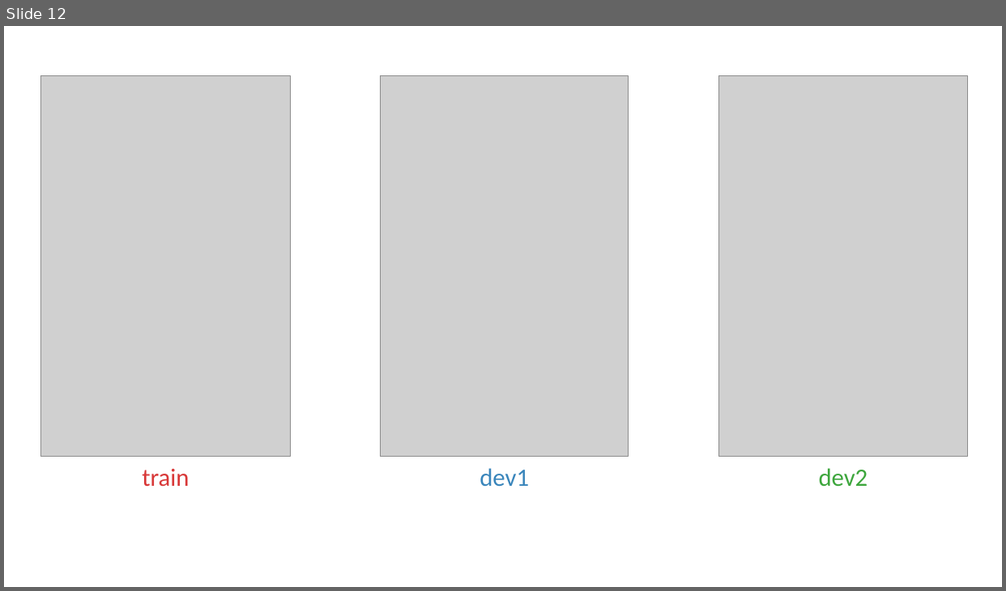
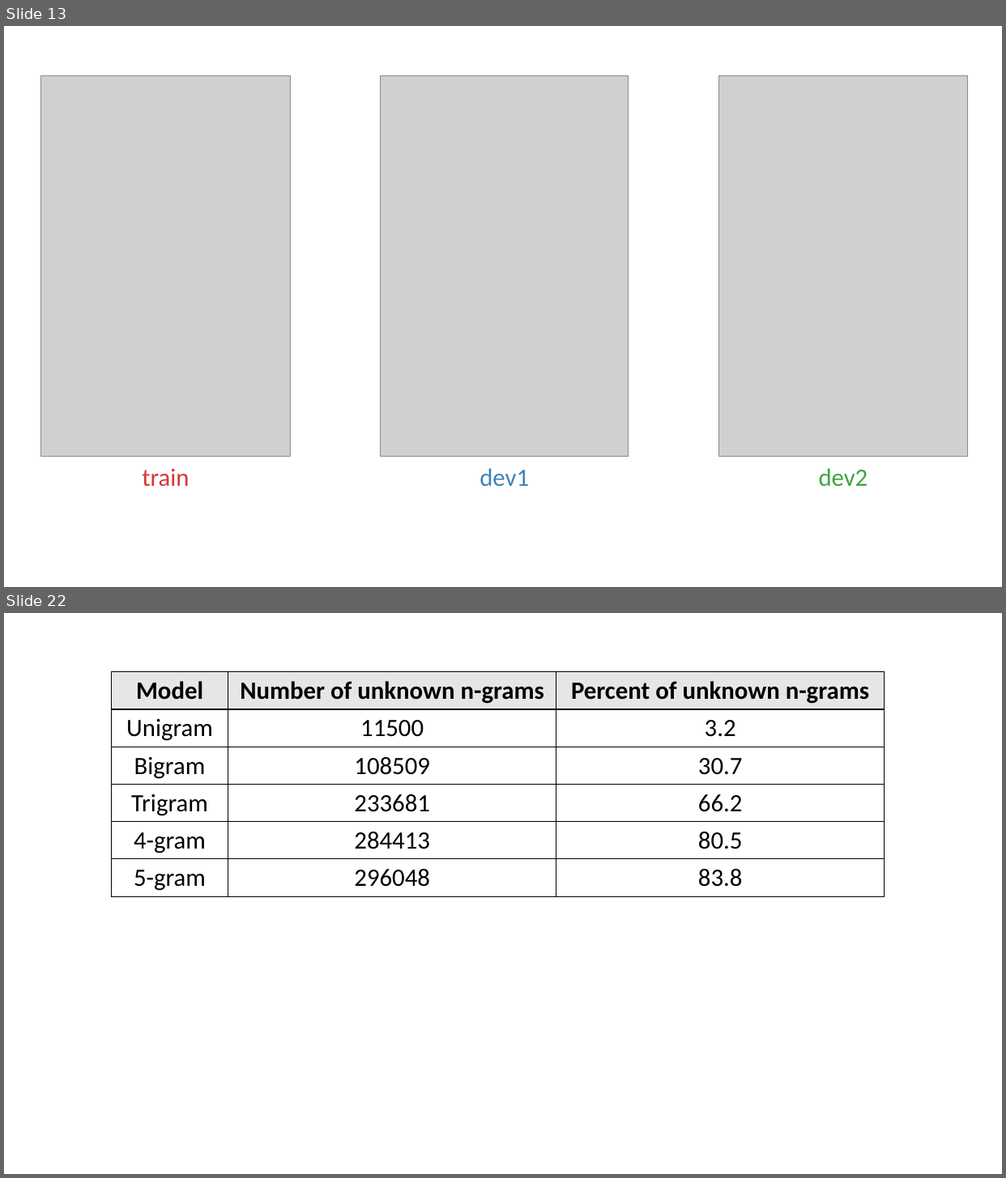
Before and after one commit to khanhnguyendata/ngram, a slide deck: ppt/medium.pptx. Shown one above the other, each under a label of ours: slide 12 before the commit, slides 13 and 22 after it; the slides between them are not shown. The pictures are 1006x591 and 1006x1178 pixels, drawn with LibreOffice and Linux fonts; fonts in the diff are those of the drawing; grey boxes stand for pictures. Boxes give left, top, right and bottom in pixels: in the first picture for what was removed or moved away, otherwise in the second. Text is boxed around its words. In the diff, an @@ line names an element or a change of style, - is before the commit and + after.

```diff
--- a/ppt/medium.pptx
+++ b/ppt/medium.pptx
@@ slide 22 added at (x1=4, y1=613, x2=1002, y2=1174), background #FFFFFF @@
@@ table added at (x1=111, y1=672, x2=884, y2=897), 6 rows, 3 columns @@
+Model | Number of unknown n-grams | Percent of unknown n-grams
+Unigram | 11500 | 3.2
+Bigram | 108509 | 30.7
+Trigram | 233681 | 66.2
+4-gram | 284413 | 80.5
+5-gram | 296048 | 83.8
@@ what was slide 12 is now slide 13 @@
```
Also in this commit, not shown: 1 slide changed, 10 other slides added, 15 other files.
